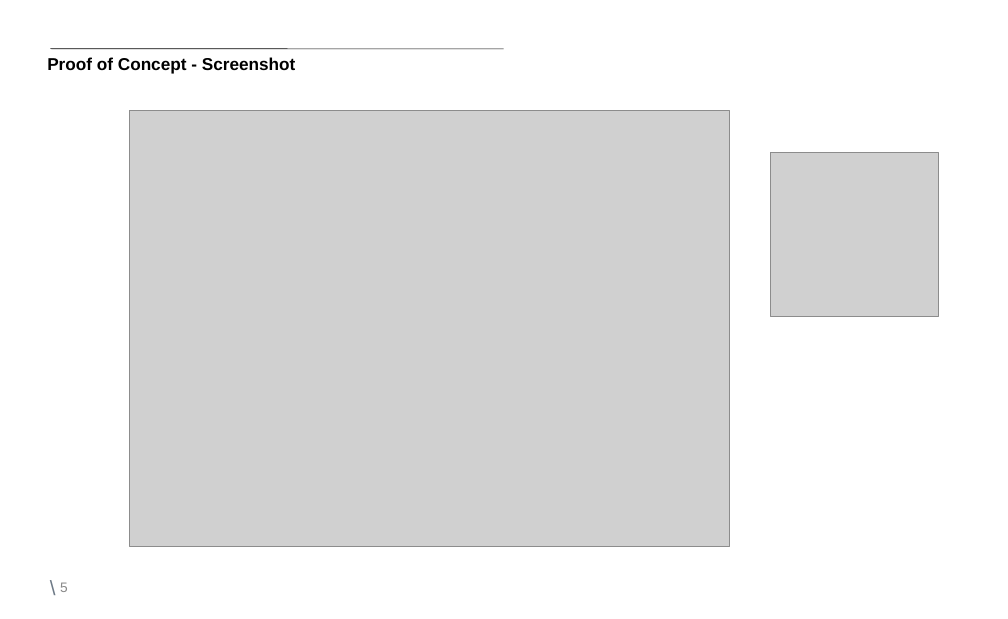
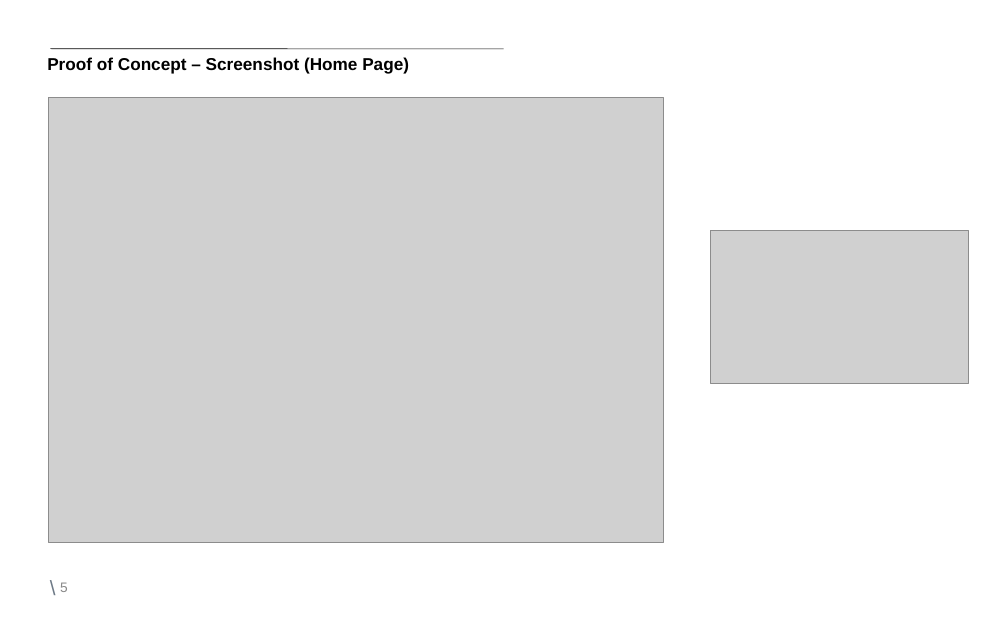
Before and after one commit to nitinsingh008/XML-Analytics, a slide deck: slide 5 of Document/XAP/Markit Technovation-XAP Phase1- 1.0v.ppt. Drawn at 1008x619 pixels with LibreOffice and Linux fonts; fonts in the diff are those of the drawing; grey boxes stand for pictures; background and template pictures are left out. Boxes give left, top, right and bottom in pixels: in the first picture for what was removed or moved away, otherwise in the second. Text is boxed around its words. In the diff, an @@ line names an element or a change of style, - is before the commit and + after.

```diff
--- a/Document/XAP/Markit Technovation-XAP Phase1- 1.0v.ppt
+++ b/Document/XAP/Markit Technovation-XAP Phase1- 1.0v.ppt
@@ title at (47,57,409,74): text changed @@
-Proof of Concept - Screenshot
+Proof of Concept – Screenshot (Home Page)
@@ picture: place and size @@
-picture at (130,111,729,547)
+picture at (49,97,663,542)
@@ picture: place and size @@
-picture at (770,153,939,316)
+picture at (710,230,968,383)
```
Also in this commit, not shown: 5 other slides changed.
